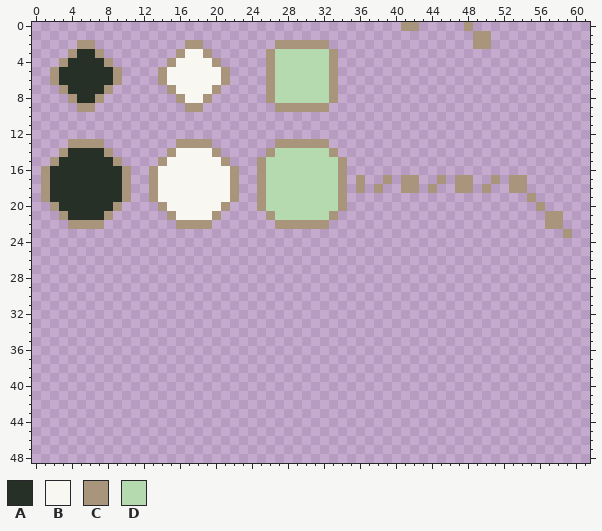
Pixel-art file: resource/gametree-atlas.aseprite. Above, as it was before the edit.
64x64 pixels, 1 frame. Shown: x 0..61, y 0..48.
Palette (. is transparent): A #273027  B #f9f7f1  C #a8957b  D #b5dab0
Pixels before (only the part around the change), first column x 0:
18 .CAAAAAAAAC..CBBBBBBBBC..CDDDDDDDDC.C.C..CC.C..CC.C..CC.......
19 .CAAAAAAAAC..CBBBBBBBBC..CDDDDDDDDC....................C......
20 ..CAAAAAAC....CBBBBBBC...CDDDDDDDDC.....................C.....
21 ...CAAAAC......CBBBBC.....CDDDDDDC.......................CC...
22 ....CCCC........CCCC.......CCCCCC........................CC...
23 ...........................................................C..
24 ..............................................................
25 ..............................................................
26 ..............................................................
27 ..............................................................
28 ..............................................................
29 ..............................................................
30 ..............................................................
31 ..............................................................
32 ..............................................................
33 ..............................................................
34 ..............................................................
35 ..............................................................
36 ..............................................................
37 ..............................................................
38 ..............................................................
39 ..............................................................
40 ..............................................................
41 ..............................................................
42 ..............................................................
43 ..............................................................
44 ..............................................................
45 ..............................................................
46 ..............................................................
47 ..............................................................
48 ..............................................................
New version:
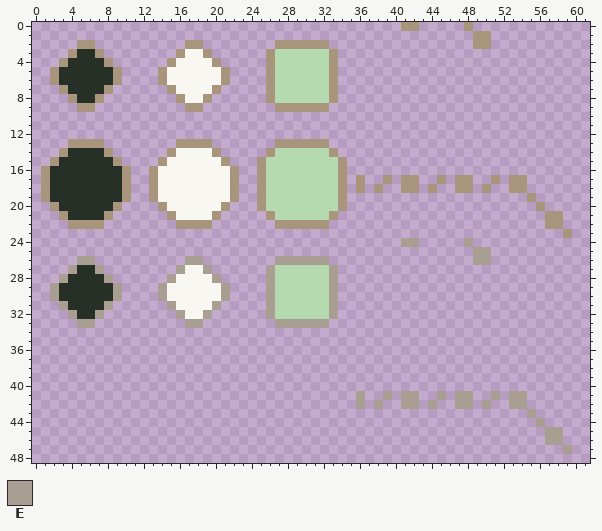
Colours new in this view: E #a89f92
The edit:
y 24: x 41..42 .. -> EE; x 48 . -> E
y 25: x 49..50 .. -> EE
y 26: x 5..6 .. -> EE; x 17..18 .. -> EE; x 27..32 ...... -> EEEEEE; x 49..50 .. -> EE
y 27: x 4..7 .... -> EAAE; x 16..19 .... -> EBBE; x 26..33 ........ -> EDDDDDDE
y 28: x 3..8 ...... -> EAAAAE; x 15..20 ...... -> EBBBBE; x 26..33 ........ -> EDDDDDDE
y 29..30: x 2..9 ........ -> EAAAAAAE; x 14..21 ........ -> EBBBBBBE; x 26..33 ........ -> EDDDDDDE
y 31: x 3..8 ...... -> EAAAAE; x 15..20 ...... -> EBBBBE; x 26..33 ........ -> EDDDDDDE
y 32: x 4..7 .... -> EAAE; x 16..19 .... -> EBBE; x 26..33 ........ -> EDDDDDDE
y 33: x 5..6 .. -> EE; x 17..18 .. -> EE; x 27..32 ...... -> EEEEEE
y 41: x 36 . -> E; x 39 . -> E; x 41..42 .. -> EE; x 45 . -> E; x 47..48 .. -> EE; x 51 . -> E; x 53..54 .. -> EE
y 42: x 36 . -> E; x 38 . -> E; x 41..42 .. -> EE; x 44 . -> E; x 47..48 .. -> EE; x 50 . -> E; x 53..54 .. -> EE
y 43: x 55 . -> E
y 44: x 56 . -> E
y 45..46: x 57..58 .. -> EE
y 47: x 59 . -> E
Pixel boxes of the changes (left, top, right, bottom) in both pictures:
added: (401, 238, 419, 247)
added: (464, 238, 491, 265)
added: (50, 256, 338, 328)
added: (356, 391, 572, 454)
